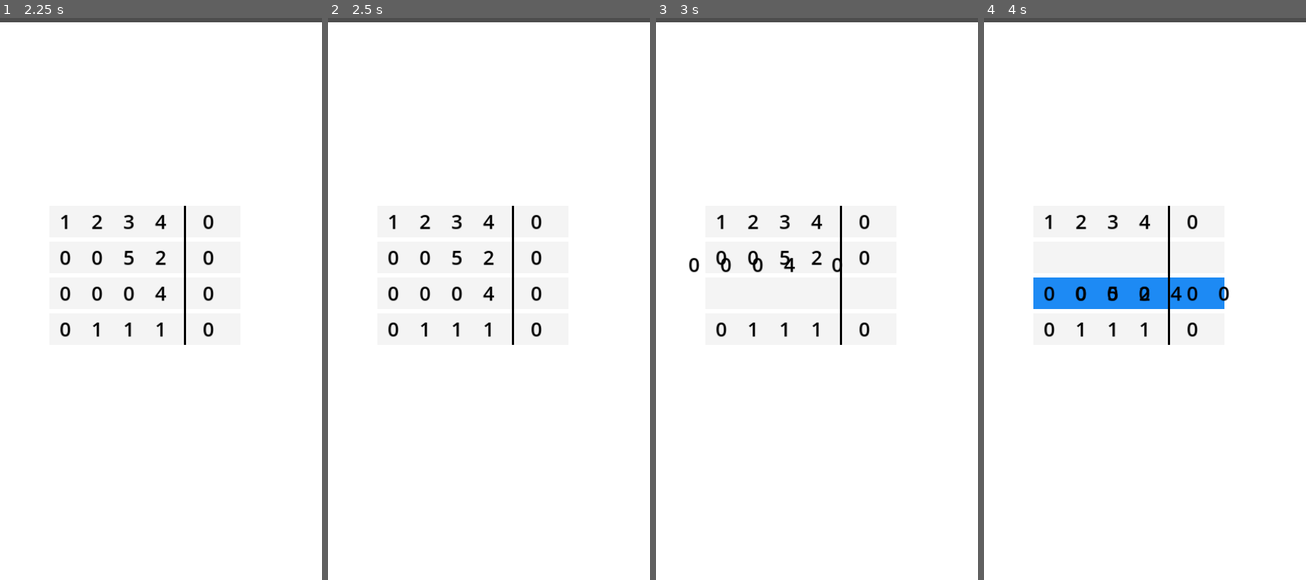
Above: before the commit, frames 1-4 (left to right).
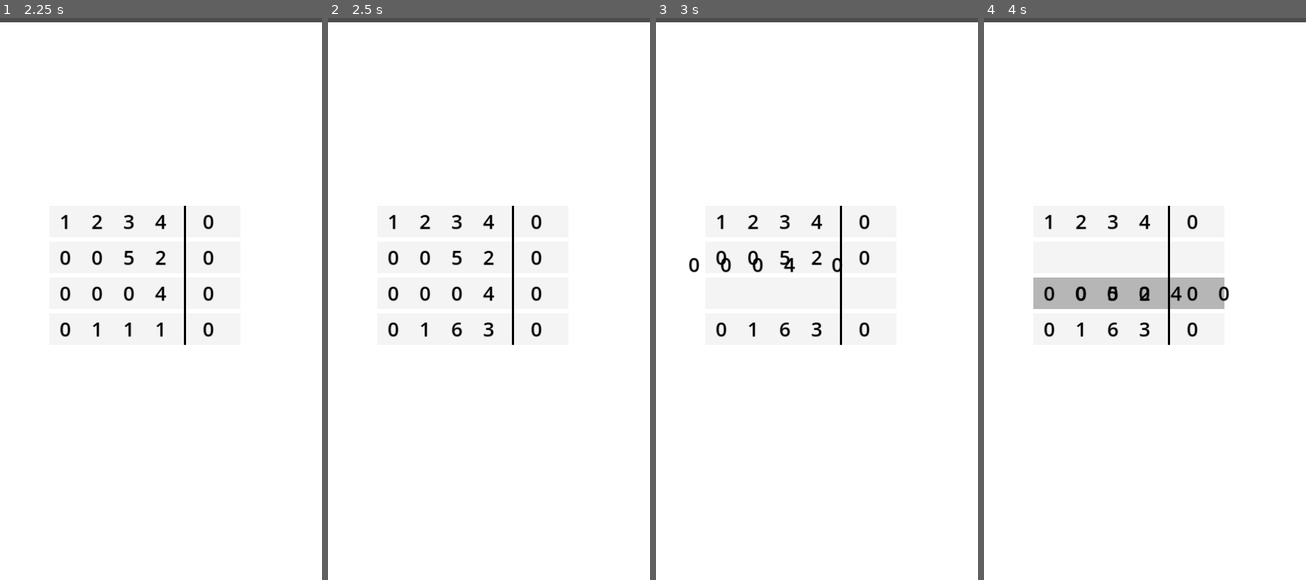
Above: after the commit, the same moments.

Repository: YassenEfremov/GaussMatrixFun
Game: Godot game, scene res://scenes/main.tscn
The game is run twice, just before and just after one commit, with the same random seed, the same clock (stepped at 60 frames per second) and the same inputs.
Inputs (mouse positions are in pixels of both pictures, inside the frame that each line leads up to):
- Up to frame 1 (2.25 s): tap Enter at 0.5 s; drag from (144, 220) to (193, 169) at 0.52 s; drag from (144, 259) to (144, 405) at 1.27 s; move the mouse to (144, 259) at 2.02 s; click (144, 259) at 2.17 s
- Up to frame 2 (2.5 s): no input
- Up to frame 3 (3 s): tap Space at 2.75 s; drag from (800, 293) to (720, 209) at 2.77 s
- Up to frame 4 (4 s): drag from (1128, 259) to (1161, 293) at 3.52 s

Frame 1 is identical in both runs. In frame 2, 0.1% of the frame differs, in the area x 38-52%, y 54-57%; in frame 3, 0.1%; in frame 4, 3.2%, in the area x 15-75%, y 46-57%.

Commit message:
Make matrix rows addable/subtractable

Diff:
--- a/scenes/row.tscn
+++ b/scenes/row.tscn
@@ -77,3 +77,4 @@
 [connection signal="body_entered" from="Area2D" to="." method="_on_area_2d_body_entered"]
 [connection signal="body_exited" from="Area2D" to="." method="_on_area_2d_body_exited"]
 [connection signal="input_event" from="Area2D" to="." method="_on_area_2d_input_event"]
+[connection signal="timeout" from="Timer" to="." method="_on_timer_timeout"]
--- a/scripts/global.gd
+++ b/scripts/global.gd
@@ -1,3 +1,3 @@
 extends Control
 
-var selected_row
+#var selected_row
--- a/scripts/linear_system.gd
+++ b/scripts/linear_system.gd
@@ -39,7 +39,7 @@
 
 	selected_row.reparent($Dragging)
 
-func on_dragged(row: Row):
+func on_dragged(row: Row, velocity: float):
 	for row_slot in $Rows.get_children():
 		slot_distances[row_slot] = row_slot.global_position.distance_to(selected_row.global_position)
 	var new_closest = slot_distances.find_key(slot_distances.values().min())
@@ -63,11 +63,11 @@
 						shift_up(new_closest.get_index() - 1)
 				closest_slot = new_closest
 		elif slot_distances.find_key(slot_distances.values().min()).get_children().size() > 2:		# BAD CODE!!!
-			slot_distances.find_key(slot_distances.values().min()).modulate = Color.DODGER_BLUE
-			swap = true
+			slot_distances.find_key(slot_distances.values().min()).modulate = Color.GRAY
+			#swap = true	?
 
 		decided = false
-	else:
+	elif velocity > 200:
 		new_closest.modulate = Color.WHITE
 
 func row_dropped(row: Row):
@@ -78,30 +78,27 @@
 	#else:
 		#row.reparent(selected_slot)
 	#closest_slot = null
-	if swap:
-		# This works better
-		for r in $Rows.get_children():
-			if r.get_children().size() <= 2:
-				row.reparent(r)
 
-		var tween = get_tree().create_tween()
-		tween.tween_property(row, "position", Vector2.ZERO, 0.2).set_ease(Tween.EASE_OUT)
-	else:
+	var closest = slot_distances.find_key(slot_distances.values().min())
+	if not swap and closest.get_children().size() > 2:	# BAD CODE!!!
 		# add/subtract here
-		for r in $Rows.get_children():
-			if r.get_children().size() <= 2:
-				row.reparent(r)
-				print("reparented to row ", r.get_index())
-
-		var tween = get_tree().create_tween()
-		tween.tween_property(row, "position", Vector2.ZERO, 0.2).set_ease(Tween.EASE_OUT)
+		for i in row.values.size():
+			closest.get_child(2).values[i] += row.values[i]
+			closest.get_child(2).get_node("Label%s" % (i+1)).text = str(closest.get_child(2).values[i])
 
 		swap = true
+
+	# Return the selected row back
+	for r in $Rows.get_children():
+		if r.get_children().size() <= 2:
+			row.reparent(r)
+
+	var tween = get_tree().create_tween()
+	tween.tween_property(row, "position", Vector2.ZERO, 0.2).set_ease(Tween.EASE_OUT)
+
 	slot_distances.find_key(slot_distances.values().min()).modulate = Color.WHITE
 
-
-func on_decided():	# Gets spammed for some reason?
+func on_decided():	# This gets spammed a lot when holding the selected row still
 	if slot_distances.values().min() < 20:
 		swap = false
 	decided = true
-	print("decided")
--- a/scripts/row.gd
+++ b/scripts/row.gd
@@ -5,11 +5,10 @@
 
 var touched: bool = false
 var offset: Vector2
-var prev_pos: Vector2
 var t: Timer
 
 signal picked_up(row: Row, slot)
-signal dragged(row: Row)
+signal dragged(row: Row, velocity: float)
 signal dropped(row: Row)
 signal decided
 
@@ -20,13 +19,12 @@
 	$Label3.text = str(values[2])
 	$Label4.text = str(values[3])
 	t = $Timer
-	t.timeout.connect(func(): decided.emit())
 
 func _unhandled_input(event):
 	# Dragging is done here because the other method stops being called if you drag too fast
 	if event is InputEventScreenDrag and touched:
 		global_position = event.position + offset
-		dragged.emit(self)
+		dragged.emit(self, event.velocity.length())
 
 		t.start(t.wait_time)
 
@@ -40,3 +38,6 @@
 			dropped.emit(self)
 			t.stop()
 			touched = false
+
+func _on_timer_timeout():
+	decided.emit()
